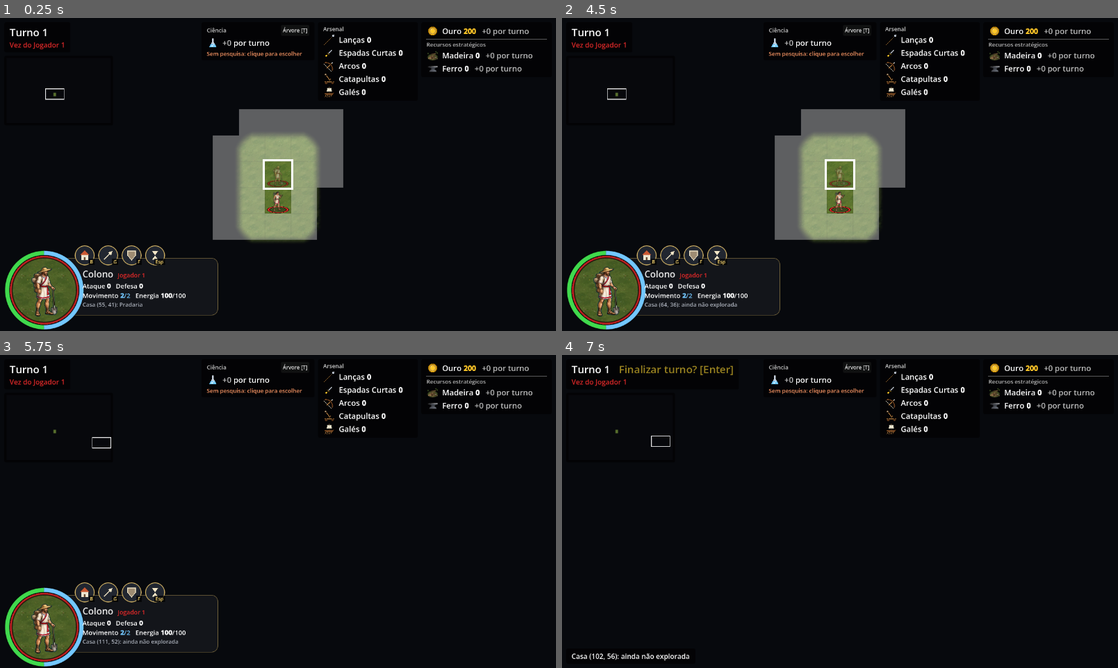
Above: before the commit, frames 1-4 (two rows, left to right).
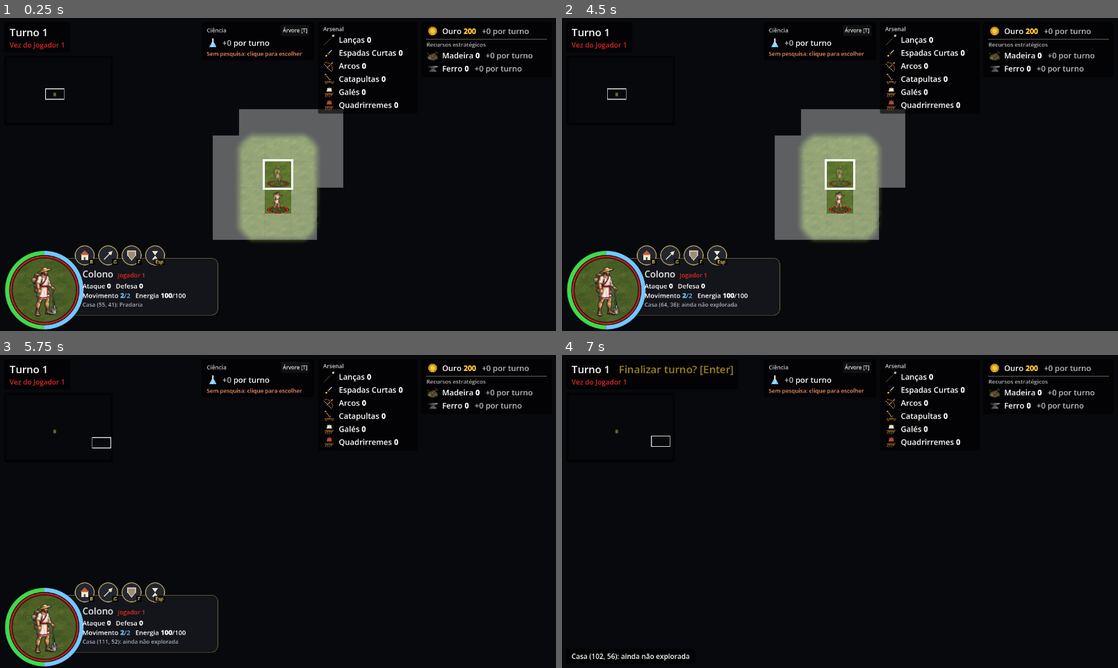
Above: after the commit, the same moments.

Repository: tscpereira/Geopolitik
Game: Godot game, scene res://scenes/main.tscn
The game is run twice, just before and just after one commit, with the same random seed, the same clock (stepped at 60 frames per second) and the same inputs.
Inputs (mouse positions are in pixels of both pictures, inside the frame that each line leads up to):
- Up to frame 1 (0.25 s): no input
- Up to frame 2 (4.5 s): click "Árvore [T]" at 0.5 s; click (645, 255) at 1.27 s; click (667, 255) at 2.02 s; click (695, 255) at 2.77 s; click (717, 255) at 3.52 s; click "Fechar [Esc]" at 4.25 s
- Up to frame 3 (5.75 s): tap Enter at 5 s; drag from (61, 426) to (333, 442) at 5.02 s
- Up to frame 4 (7 s): tap Space at 5.75 s; drag from (728, 527) to (812, 574) at 5.77 s; click (739, 592) at 6.52 s

The runs differ from the first frame. In frame 1, 0.2% of the frame differs, in the area x 57-72%, y 26-31%; in frame 2, 0.2%; in frame 3, 0.1%; in frame 4, 0.1%.

Commit message:
Cartografia (exige Navegação): Quadrirreme (barco de ataque à distância, 50% mais caro que a Galé; desenho provisório) e Docas (requisitos da Forja; cidadãos pescam na água do território, +1 de alimento por casa)
Co-Authored-By: Claude Opus 5.5 <noreply@anthropic.com>

Diff:
--- /dev/null
+++ b/data/units/quadrirreme.tres
@@ -0,0 +1,17 @@
+[gd_resource type="Resource" script_class="UnitType" load_steps=3 format=3]
+
+[ext_resource type="Script" path="res://scripts/units/unit_type.gd" id="1"]
+[ext_resource type="Texture2D" path="res://assets/sprites/units/quadrirreme.png" id="2"]
+
+[resource]
+script = ExtResource("1")
+display_name = "Quadrirreme"
+symbol = "Q"
+attack = 1
+defense = 1
+movement = 3
+vision = 2
+attack_range = 1
+is_naval = true
+deep_water_turn_limit = 2
+sprite = ExtResource("2")
--- a/scripts/cities/city.gd
+++ b/scripts/cities/city.gd
@@ -79,7 +79,7 @@
 enum Build {
 	FARM, LUMBER_MILL, WARRIOR, WORKER, SETTLER, CITY_HALL, HEADQUARTERS, CARPENTRY, SPEAR, TEMPLE, WALLS, SPEARMAN, MINE,
 	SCHOOL, LIBRARY, MARKET, FORGE, ARENA, SHORT_SWORD, CATAPULT, LIGHT_CAVALRY, CHARIOT, SWORDSMAN,
-	ARCHER, BOW, CATAPULT_FRAME, GALLEY_HULL, GALLEY,
+	ARCHER, BOW, CATAPULT_FRAME, GALLEY_HULL, GALLEY, QUADRIREME_HULL, QUADRIREME, DOCKS,
 }
 
 ## Humor de um cidadão (bem-estar social).
@@ -145,7 +145,9 @@
 ##               (Muralha; ver Unit.walls_defense_bonus)
 ##   tech        tecnologia (Technology.Tech) que o jogador precisa ter pesquisado
 ##   requires    prédio que produz a unidade ou a arma (a cidade precisa tê-lo)
-##   coastal     só em cidade à beira do oceano (Galé; ver is_coastal)
+##   coastal     só em cidade à beira do oceano (Galé, Quadrirreme, Docas; ver is_coastal)
+##   fishing     cidadãos podem trabalhar as casas de água do território
+##               (Docas: +FISHING_FOOD de alimento cada; ver can_work_tile)
 ##   native      prédio que toda cidade já tem ao nascer (não aparece na lista)
 ##   description texto explicativo (tooltip da lista de construções)
 ## Em que terreno cada melhoria pode ser feita: ver allows_terrain.
@@ -159,7 +161,7 @@
 	Build.LUMBER_MILL: {
 		"name": "Madeireira", "article": "a", "category": Category.TERRAIN_IMPROVEMENT,
 		"cost": 4, "gold": 50, "on_tile": true,
-		"description": "Melhoria em floresta, feita por um Trabalhador. Até 2 cidadãos, cada um tira 1 de madeira por turno. Cada floresta tem 100 de madeira e depois vira cerrado.",
+		"description": "Melhoria em floresta ou selva, feita por um Trabalhador. Até 2 cidadãos, cada um tira 1 de madeira por turno. Cada floresta tem 100 de madeira (a selva, 150) e depois vira cerrado.",
 	},
 	Build.MINE: {
 		"name": "Mina", "article": "a", "category": Category.TERRAIN_IMPROVEMENT,
@@ -311,6 +313,27 @@
 		"unit": preload("res://data/units/gale.tres"), "population": 1,
 		"requires": Build.HEADQUARTERS, "tech": Technology.Tech.NAVIGATION,
 		"description": "Barco a remo (Movimento 3, Ataque 1, Defesa 1) que leva até 2 unidades: elas embarcam andando para a casa dele e desembarcam andando para a terra. Luta só contra barcos. Só em cidade à beira do oceano; leva 1 Galé do arsenal (o casco, feito na Marcenaria). Exige Navegação.",
+	},
+	# Quadrirreme (29/10/2026): custa 50% a mais que a Galé (casco e tripulação)
+	Build.QUADRIREME_HULL: {
+		"name": "Quadrirreme (casco)", "article": "o", "category": Category.WEAPON,
+		"cost": 15, "gold": 50, "wood": 12, "on_tile": false, "coastal": true,
+		"weapon": Arsenal.Weapon.QUADRIREME, "requires": Build.CARPENTRY, "tech": Technology.Tech.CARTOGRAPHY,
+		"description": "O barco vai para o arsenal; a tripulação é treinada no Quartel General (unidade Quadrirreme). Feito na Marcenaria, só em cidade à beira do oceano; gasta 12 de madeira. Exige Cartografia.",
+	},
+	Build.QUADRIREME: {
+		"name": "Quadrirreme", "article": "o", "category": Category.UNIT,
+		"cost": 15, "gold": 50, "weapons": {Arsenal.Weapon.QUADRIREME: 1}, "on_tile": false, "coastal": true,
+		"unit": preload("res://data/units/quadrirreme.tres"), "population": 1,
+		"requires": Build.HEADQUARTERS, "tech": Technology.Tech.CARTOGRAPHY,
+		"description": "Barco de guerra com arqueiros (Movimento 3, Defesa 1): ataque à distância 1, alcance 1, sem levar dano; atira em barcos e em tropas na costa. Não leva unidades. Afunda se ficar 2 turnos seguidos em águas profundas. Só em cidade à beira do oceano; leva 1 Quadrirreme do arsenal (o casco, feito na Marcenaria). Exige Cartografia.",
+	},
+	# Docas (29/10/2026): os mesmos requisitos da Forja (25 de produção, 15 de madeira)
+	Build.DOCKS: {
+		"name": "Docas", "article": "as", "category": Category.BUILDING,
+		"cost": 25, "gold": 50, "wood": 15, "on_tile": false, "coastal": true, "fishing": true,
+		"tech": Technology.Tech.CARTOGRAPHY,
+		"description": "Os cidadãos podem pescar nas casas de água do território: 1 cidadão por casa, +1 de alimento por turno cada. Só em cidade à beira do oceano. Exige Cartografia; gasta 15 de madeira.",
 	},
 	Build.LIGHT_CAVALRY: {
 		"name": "Cavalaria Leve", "article": "a", "category": Category.UNIT,
@@ -336,6 +359,8 @@
 ## Alimento que a casa da cidade produz sozinha (sem isso, uma cidade nova
 ## passaria fome antes de terminar a primeira fazenda).
 const CENTER_FOOD := 2
+## Alimento de um cidadão pescando numa casa de água (com as Docas).
+const FISHING_FOOD := 1
 ## Alimento que cada habitante come por turno (era 2 até 24/10/2026, como no
 ## Civilization II).
 const FOOD_PER_CITIZEN := 1
@@ -1129,17 +1154,28 @@
 
 
 ## Se um cidadão pode trabalhar a casa sem melhoria: do território, fora da casa
-## da cidade, terreno que dá alimento (Terrain.TILE_FOOD) e sem fazenda,
+## da cidade, terreno que dá alimento (Terrain.TILE_FOOD; com as Docas, também
+## a água: _can_fish) e sem fazenda,
 ## madeireira, mina ou ruína (a obra de um Trabalhador não atrapalha: quando ela
 ## fica pronta, o cidadão passa para a melhoria).
 func can_work_tile(target: Vector2i) -> bool:
-	return (territory.has(target) and target != cell and Terrain.TILE_FOOD.has(_map.get_terrain(target))
+	var terrain := _map.get_terrain(target)
+	return (territory.has(target) and target != cell and (Terrain.TILE_FOOD.has(terrain) or _can_fish(terrain))
 			and not farms.has(target) and not lumber_mills.has(target) and not mines.has(target) and not ruins.has(target))
 
 
+## Pesca: com as Docas (BUILDS "fishing"), as casas de água do território
+## podem ser trabalhadas (FISHING_FOOD cada, 1 cidadão por casa).
+func _can_fish(terrain: Terrain.Type) -> bool:
+	return Terrain.is_navigable(terrain) and buildings.any(func(building: int) -> bool: return BUILDS[building].get("fishing", false))
+
+
 ## Alimento de um cidadão trabalhando a casa sem melhoria (Terrain.TILE_FOOD),
-## mais Terrain.RIVER_FOOD se ela encosta num rio.
+## mais Terrain.RIVER_FOOD se ela encosta num rio. Casa de água com as Docas:
+## FISHING_FOOD.
 func tile_food(target: Vector2i) -> int:
+	if _can_fish(_map.get_terrain(target)):
+		return FISHING_FOOD
 	if not Terrain.TILE_FOOD.has(_map.get_terrain(target)):
 		return 0
 	return Terrain.TILE_FOOD[_map.get_terrain(target)] + (Terrain.RIVER_FOOD if _map.has_river(target) else 0)
--- a/scripts/players/arsenal.gd
+++ b/scripts/players/arsenal.gd
@@ -2,14 +2,14 @@
 extends RefCounted
 
 ## Armas que o império estoca no arsenal (Player.arsenal: {Weapon: quantidade}).
-## Armas são produzidas em prédios (Lança, Arco, a máquina da Catapulta e o casco da Galé na
+## Armas são produzidas em prédios (Lança, Arco, a máquina da Catapulta e os cascos da Galé e do Quadrirreme na
 ## Marcenaria; Espada Curta na Forja) e gastas para treinar tropas no Quartel
 ## General (ex.: o Lanceiro leva 1 Lança; a Catapulta, 1 máquina). Para uma arma nova: entre no
 ## enum, nos nomes abaixo, em City.BUILDS (com "weapon") e no ícone
 ## (Icons.draw_weapon).
 
 ## Novas armas entram no fim: o save guarda o número de cada uma.
-enum Weapon { SPEAR, SHORT_SWORD, BOW, CATAPULT, GALLEY }
+enum Weapon { SPEAR, SHORT_SWORD, BOW, CATAPULT, GALLEY, QUADRIREME }
 
 const NAMES := {
 	Weapon.SPEAR: "Lança",
@@ -17,6 +17,7 @@
 	Weapon.BOW: "Arco",
 	Weapon.CATAPULT: "Catapulta",
 	Weapon.GALLEY: "Galé",
+	Weapon.QUADRIREME: "Quadrirreme",
 }
 
 const PLURAL_NAMES := {
@@ -25,6 +26,7 @@
 	Weapon.BOW: "Arcos",
 	Weapon.CATAPULT: "Catapultas",
 	Weapon.GALLEY: "Galés",
+	Weapon.QUADRIREME: "Quadrirremes",
 }
 
 
--- a/scripts/science/technology.gd
+++ b/scripts/science/technology.gd
@@ -18,7 +18,7 @@
 ##   Trabalho em Ferro -> Feudalismo (26/10/2026)
 ##   Montaria + Trabalho em Bronze -> Guerra de movimento
 ##   Escrita -> Guerra a distância (25/10/2026; antes era raiz)
-##   Escrita -> Navegação (25/10/2026)
+##   Escrita -> Navegação (25/10/2026) -> Cartografia (29/10/2026)
 ##   Misticismo (sem sucessora por enquanto)
 ## O que cada uma libera fica onde é usado: o campo "tech" de City.BUILDS
 ## (prédios, unidades), has_tech nas regras (Direito, Trabalho em Ferro,
@@ -29,7 +29,7 @@
 enum Tech {
 	CONSTRUCTION, MYSTICISM, WRITING, BRONZE_WORKING, HORSEBACK_RIDING, LITERATURE, MATHEMATICS,
 	IRON_WORKING, CURRENCY, MOBILE_WARFARE, LAW, CIVIL_ENGINEERING, REPUBLIC, BREAD_AND_CIRCUSES,
-	RANGED_WARFARE, NAVIGATION, FEUDALISM,
+	RANGED_WARFARE, NAVIGATION, FEUDALISM, CARTOGRAPHY,
 }
 
 ##   name      nome mostrado
@@ -75,6 +75,11 @@
 		"name": "Navegação", "cost": 60, "requires": [Tech.WRITING],
 		"description": "Barcos a remo e a vela. Libera a Galé (Movimento 3, Ataque 1, Defesa 1; leva até 2 unidades), feita só em cidade à beira do oceano.",
 		"image": "res://assets/tech/navegacao.png",
+	},
+	Tech.CARTOGRAPHY: {
+		"name": "Cartografia", "cost": 90, "requires": [Tech.NAVIGATION],
+		"description": "Mapas das costas e das rotas do mar. Libera o Quadrirreme (barco de ataque à distância: Movimento 3, Ataque 1, alcance 1, Defesa 1) e as Docas (cidadãos pescam no mar: +1 de alimento por casa de água), só em cidade à beira do oceano.",
+		"image": "res://assets/tech/cartografia.png",
 	},
 	Tech.LITERATURE: {
 		"name": "Literatura", "cost": 70, "requires": [Tech.WRITING],
--- a/scripts/ui/icons.gd
+++ b/scripts/ui/icons.gd
@@ -129,10 +129,17 @@
 			draw_catapult(canvas, rect)
 		Arsenal.Weapon.GALLEY:
 			draw_galley(canvas, rect)
-
-
-## Galé de lado: casco de madeira com a proa curva, mastro e vela clara.
-static func draw_galley(canvas: CanvasItem, rect: Rect2) -> void:
+		Arsenal.Weapon.QUADRIREME:
+			draw_galley(canvas, rect, QUADRIREME_SAIL_COLOR)
+
+
+## Vela do Quadrirreme no ícone do arsenal (a Galé tem a vela clara).
+const QUADRIREME_SAIL_COLOR := Color(0.72, 0.28, 0.2)
+
+
+## Galé de lado: casco de madeira com a proa curva, mastro e vela clara (ou
+## [param sail_color]: o Quadrirreme usa a vela vermelha).
+static func draw_galley(canvas: CanvasItem, rect: Rect2, sail_color := STONE_COLOR) -> void:
 	var w := rect.size.x
 	var line := maxf(1.0, w / 24.0)
 	var o := rect.position
@@ -141,7 +148,7 @@
 	canvas.draw_line(p.call(0.5, 0.12), p.call(0.5, 0.62), Color.BLACK, w * 0.08)
 	canvas.draw_line(p.call(0.5, 0.12), p.call(0.5, 0.62), WOOD_SHAFT_COLOR, w * 0.04)
 	var sail := PackedVector2Array([p.call(0.3, 0.16), p.call(0.7, 0.16), p.call(0.73, 0.5), p.call(0.27, 0.5)])
-	canvas.draw_colored_polygon(sail, STONE_COLOR)
+	canvas.draw_colored_polygon(sail, sail_color)
 	canvas.draw_polyline(sail + PackedVector2Array([sail[0]]), Color.BLACK, line)
 	# Casco
 	var hull := PackedVector2Array([p.call(0.06, 0.58), p.call(0.82, 0.58), p.call(0.92, 0.42), p.call(0.96, 0.46),
--- /dev/null
+++ b/tools/art/gen_quadrirreme.gd
@@ -0,0 +1,30 @@
+extends SceneTree
+
+## Desenho PROVISÓRIO do Quadrirreme (29/10/2026), até vir o do Gemini: a Galé
+## espelhada (virada para o outro lado) e com a madeira mais escura, para não
+## confundir as duas no mapa. Gera o sprite, a máscara da cor do time e o
+## retrato (assets/sprites/units/ e retratos/). Rode na pasta do projeto:
+##   godot_console.cmd --headless --path . --script tools/art/gen_quadrirreme.gd
+
+const UNITS := "res://assets/sprites/units/"
+
+
+func _initialize() -> void:
+	for folder in [UNITS, UNITS + "retratos/"]:
+		var path := ProjectSettings.globalize_path(folder)
+		var image := Image.load_from_file(path + "gale.png")
+		image.convert(Image.FORMAT_RGBA8)
+		image.flip_x()
+		for y in image.get_height():
+			for x in image.get_width():
+				var c := image.get_pixel(x, y)
+				# Madeira (tons quentes): mais escura e avermelhada
+				if c.a > 0.0 and c.r > c.b + 0.08:
+					image.set_pixel(x, y, Color(c.r * 0.72, c.g * 0.6, c.b * 0.55, c.a))
+		image.save_png(path + "quadrirreme.png")
+		if FileAccess.file_exists(path + "gale_time.png"):
+			var mask := Image.load_from_file(path + "gale_time.png")
+			mask.flip_x()
+			mask.save_png(path + "quadrirreme_time.png")
+		print("ok: ", folder)
+	quit()
Binary file added: assets/sprites/units/quadrirreme.png
Not shown, added: assets/sprites/units/quadrirreme.png.import
Binary file added: assets/sprites/units/quadrirreme_time.png
Not shown, added: assets/sprites/units/quadrirreme_time.png.import
Binary file added: assets/sprites/units/retratos/quadrirreme.png
Not shown, added: assets/sprites/units/retratos/quadrirreme.png.import
Binary file added: assets/sprites/units/retratos/quadrirreme_time.png
Not shown, added: assets/sprites/units/retratos/quadrirreme_time.png.import
Binary file added: assets/tech/cartografia.png
Not shown, added: assets/tech/cartografia.png.import
Not shown, changed: documentação.txt
